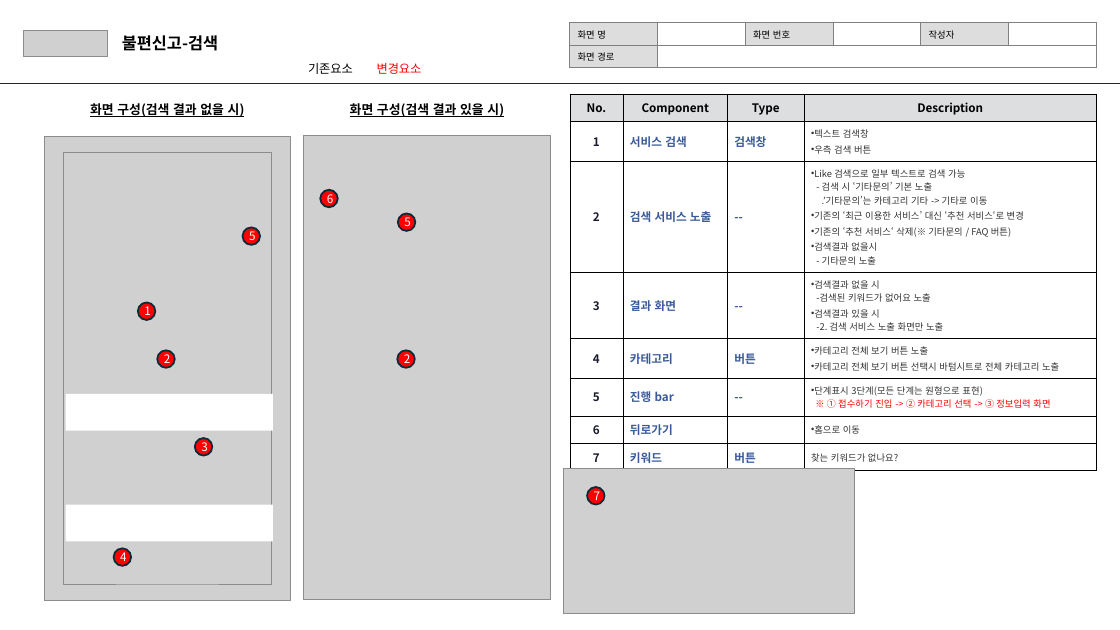
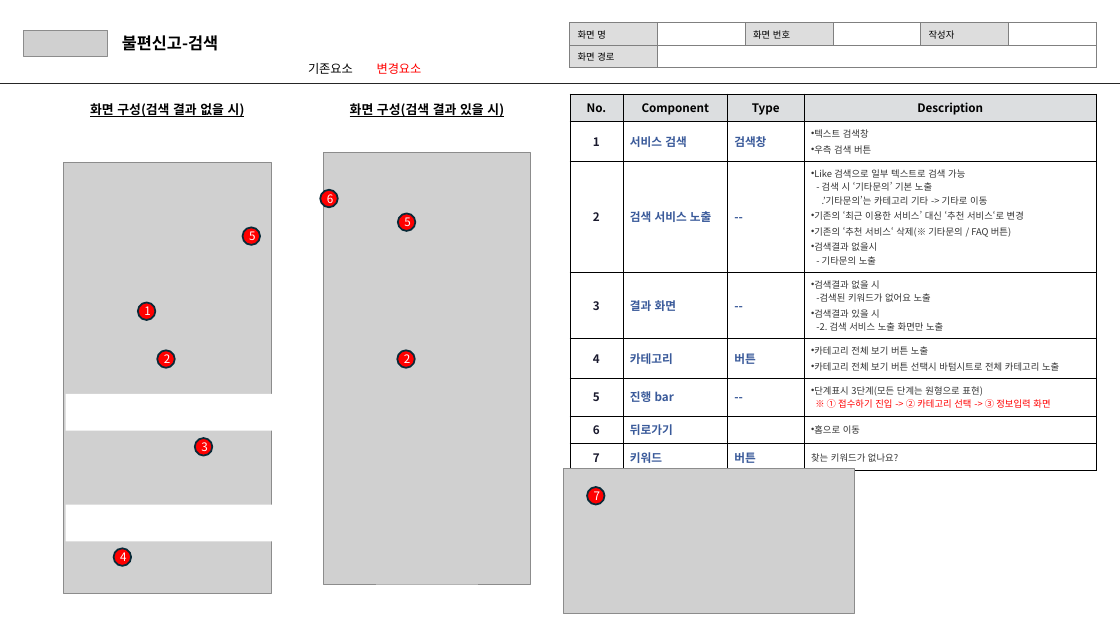
Before and after one commit to SeokhyunJeongCL/re, a slide deck: slide 2 of 불편신고/SANDI_SB_FO_홈_V4.2_불편신고_사용자 검색시 화면.pptx. Drawn at 1120x630 pixels with LibreOffice and Linux fonts; fonts in the diff are those of the drawing; grey boxes stand for pictures; background and template pictures are left out. Boxes give left, top, right and bottom in pixels: in the first picture for what was removed or moved away, otherwise in the second. Text is boxed around its words. In the diff, an @@ line names an element or a change of style, - is before the commit and + after.

```diff
--- a/불편신고/SANDI_SB_FO_홈_V4.2_불편신고_사용자 검색시 화면.pptx
+++ b/불편신고/SANDI_SB_FO_홈_V4.2_불편신고_사용자 검색시 화면.pptx
@@ picture removed at bbox=[44, 136, 290, 601] @@
@@ picture: place and size @@
-picture at bbox=[63, 153, 271, 584]
+picture at bbox=[63, 162, 271, 593]
@@ picture: place and size @@
-picture at bbox=[304, 135, 550, 600]
+picture at bbox=[323, 153, 531, 584]
```
Also in this commit, not shown: 1 other slide changed, 4 other files.
